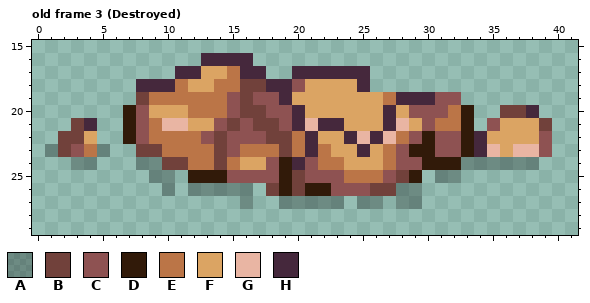
Pixel-art file -- game/Slime Mec/Assets/_Art/Sprites/Environment/env_brown_rockD.aseprite. The picture above is the old version.
43x31 pixels, 3 frames. Pixels under 10% opacity are left out. Shown: old frame 3 (Destroyed): x 0..41, y 15..29. The commit also changed other frames, which this record leaves out.
Palette (. is transparent): A #00000045  B #71413b  C #8e5252  D #311a09  E #bb7547  F #dba463  G #e9b5a3  H #45283c
Pixels before, old frame 3 (Destroyed), first column x 1:
16 ............HHHH.......................
17 ..........HHFFEHH..HHHHHH..............
18 .......HHHEFFEEBBHHCFFFFH..............
19 .......BEEEEEECBCCHFFFFFFFEHHHCC.......
20 ......DCFFFEEECBBCCHFFFFFFHFCCCED..BBH.
21 ..BH..DCEGGFFCBCBBCHGHHFFFHGFCEED.CFFFB
22 .BBF..DCEEEECBCCCBBEHFFHGHGECDCCDHFFFFC
23 ABCEA..BBEEEEBCEEEBEHEFFHFECDDCCDHGFGGC
24 ..AA...AABBEEBEFFCDHCEEFFFECCDDDAAAAAA.
25 ........AA.DDDCCCCDBCCCEEECBD.AA.......
26 .........A.AAAAA.BDBDDCCCBBAA..........
27 ...............A..AAAAA.AA.AA..........
And afterwards:
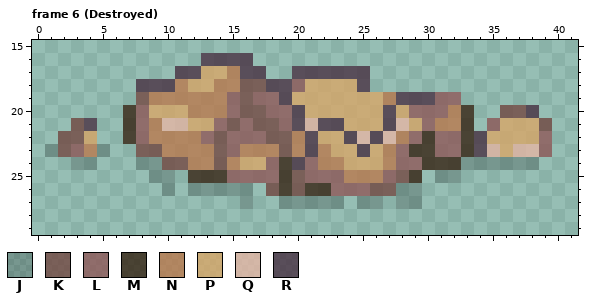
Colours new in this view: J #00000034  K #71413bbf  L #8e5252bf  M #311a09bf  N #bb7547bf  P #dba463bf  Q #e9b5a3bf  R #45283cbf
A new or re-ordered frame is compared with the old frame closest to it.
The exact change:
frames 3 -> 10
Changed rows in their new state; - is an unchanged pixel.
Frame 6 (Destroyed) is new; against old frame 3 (Destroyed):
first column x 1:
16 ------------RRRR-----------------------
17 ----------RRPPNRR--RRRRRR--------------
18 -------RRRNPPNNKKRRLPPPPR--------------
19 -------KNNNNNNLKLLRPPPPPPPNRRRLL-------
20 ------MLPPPNNNLKKLLRPPPPPPRPLLLNM--KKR-
21 --KR--MLNQQPPLKLKKLRQRRPPPRQPLNNM-LPPPK
22 -KKP--MLNNNNLKLLLKKNRPPRQRQNLMLLMRPPPPL
23 JKLNJ--KKNNNNKLNNNKNRNPPRPNLMMLLMRQPQQL
24 --JJ---JJKKNNKNPPLMRLNNPPPNLLMMMJJJJJJ-
25 --------JJ-MMMLLLLMKLLLNNNLKM-JJ-------
26 ---------J-JJJJJ-KMKMMLLLKKJJ----------
27 ---------------J--JJJJJ-JJ-JJ----------
Boxes around the changes in both pictures, in picture pixels (x1, y1, x2, y2):
changed: (45, 53, 552, 209)
